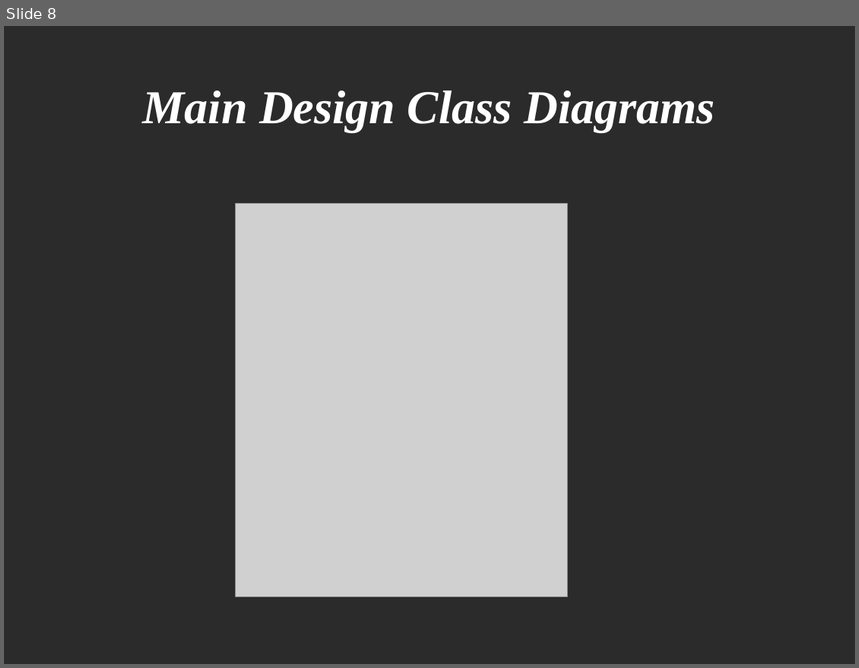
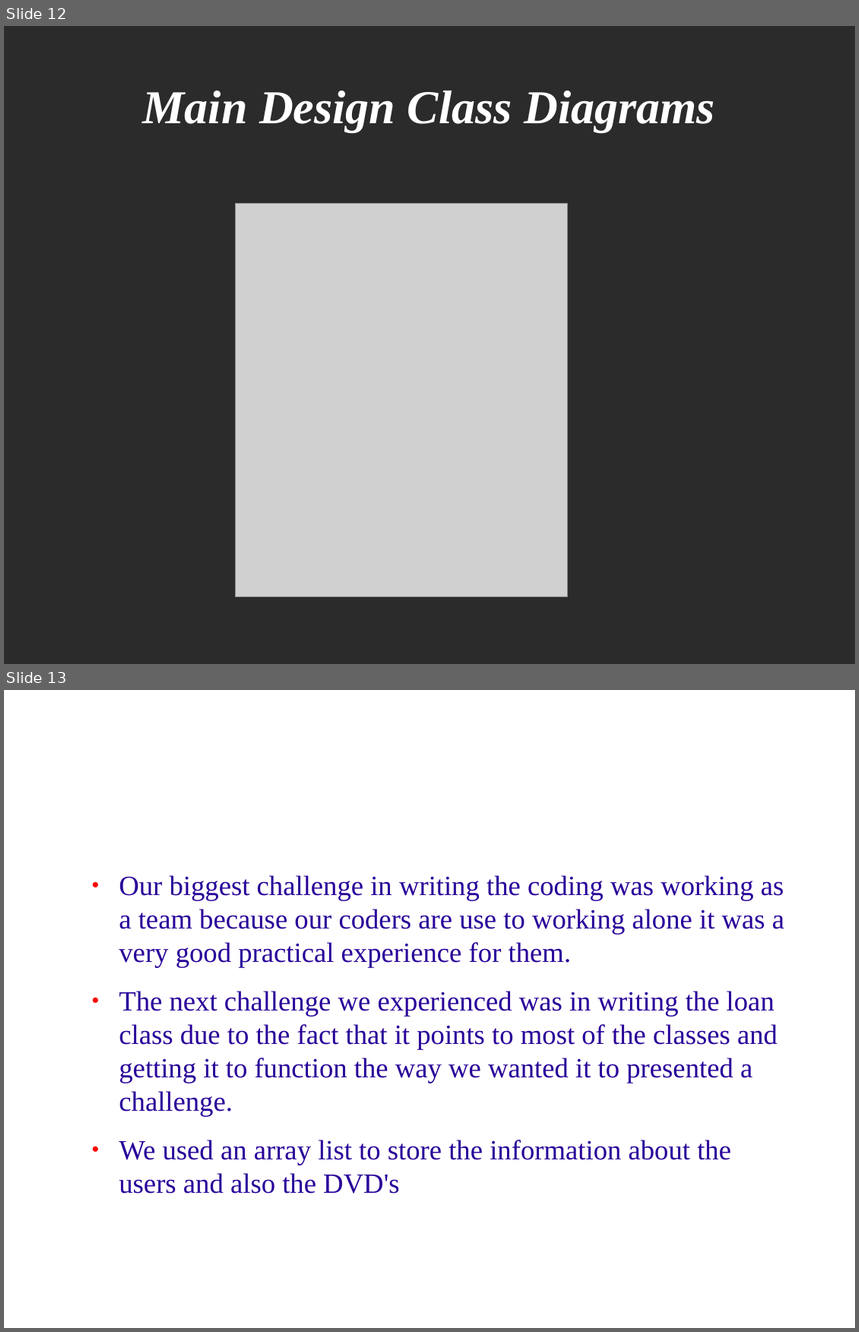
Before and after one commit to CSharkie/ucn-workshop-design-dm83-group2, a slide deck: Workshop group 2.odp. Shown one above the other, each under a label of ours: slide 8 before the commit, slides 12 and 13 after it. The pictures are 859x668 and 859x1332 pixels, drawn with LibreOffice and Linux fonts; fonts in the diff are those of the drawing; grey boxes stand for pictures; background and template pictures are left out; a plain dark background stands for a picture behind light text. Boxes give left, top, right and bottom in pixels: in the first picture for what was removed or moved away, otherwise in the second. Text is boxed around its words. In the diff, an @@ line names an element or a change of style, - is before the commit and + after.

```diff
--- a/Workshop group 2.odp
+++ b/Workshop group 2.odp
@@ slide 13 added at box(4, 690, 855, 1328), background picture (left out) @@
@@ title added at box(47, 716, 813, 822), 44 pt, text #FFFFFF, bold, italic @@
+Observations of coding
@@ text added at box(119, 875, 785, 1194), 26 pt, text #280099 @@
+● Our biggest challenge in writing the coding was working as a team because our coders are use to working alone it was a very good practical experience for them.
+● The next challenge we experienced was in writing the loan class due to the fact that it points to most of the classes and getting it to function the way we wanted it to presented a challenge.
+● We used an array list to store the information about the users and also the DVD's
@@ what was slide 8 is now slide 12 @@
```
Also in this commit, not shown: 2 slides changed, 8 other slides added, 2 slides removed, 3 other files.
